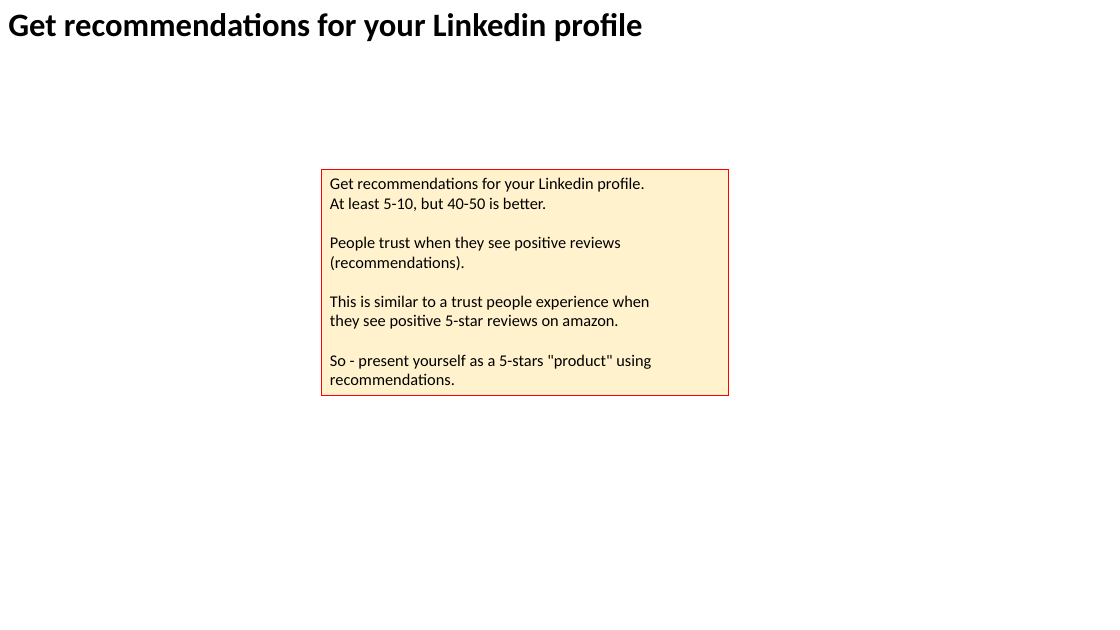
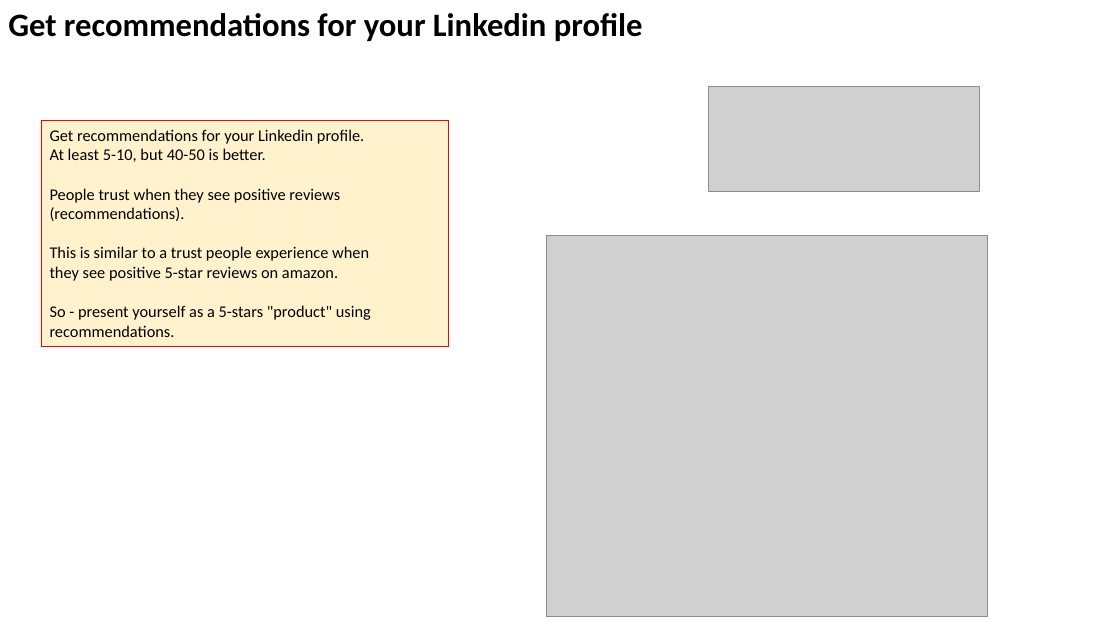
Before and after one commit to lselector/marketing, a slide deck: slide 17 of Job_Searching.pptx (slide 16 before the commit). Drawn at 1120x630 pixels with LibreOffice and Linux fonts; fonts in the diff are those of the drawing; grey boxes stand for pictures. Boxes give left, top, right and bottom in pixels: in the first picture for what was removed or moved away, otherwise in the second. Text is boxed around its words. In the diff, an @@ line names an element or a change of style, - is before the commit and + after.

```diff
--- a/Job_Searching.pptx
+++ b/Job_Searching.pptx
@@ picture added at (709, 87, 980, 191) @@
@@ rectangle "Get recommendations for your Linkedin ...": place and size @@
-rectangle "Get recommendations for your Linkedin ..." at (322, 169, 729, 395)
+rectangle "Get recommendations for your Linkedin ..." at (41, 121, 449, 347)
@@ picture added at (547, 235, 988, 617) @@
```
Also in this commit, not shown: 10 other slides changed, 2 slides added.
